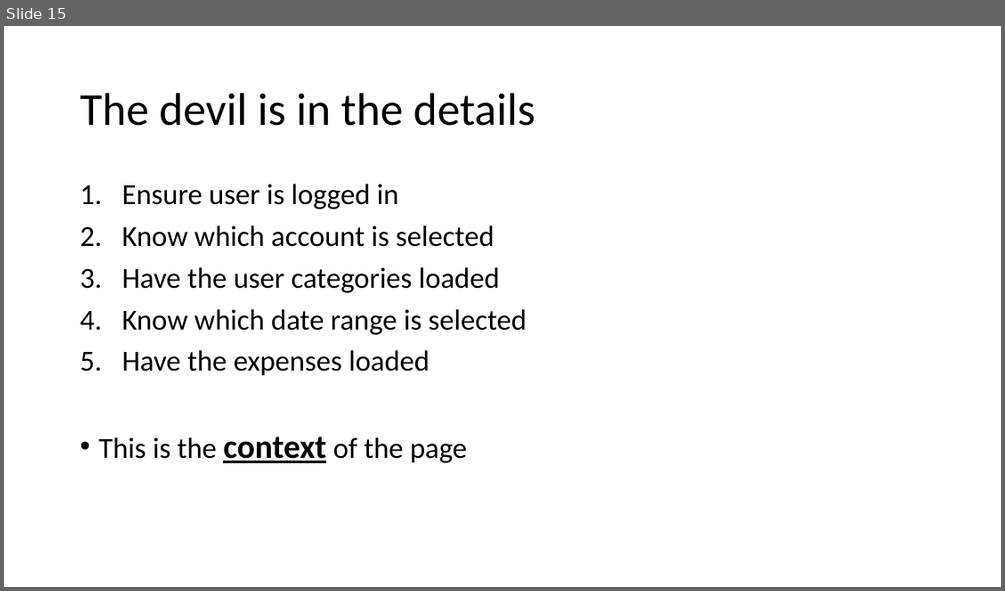
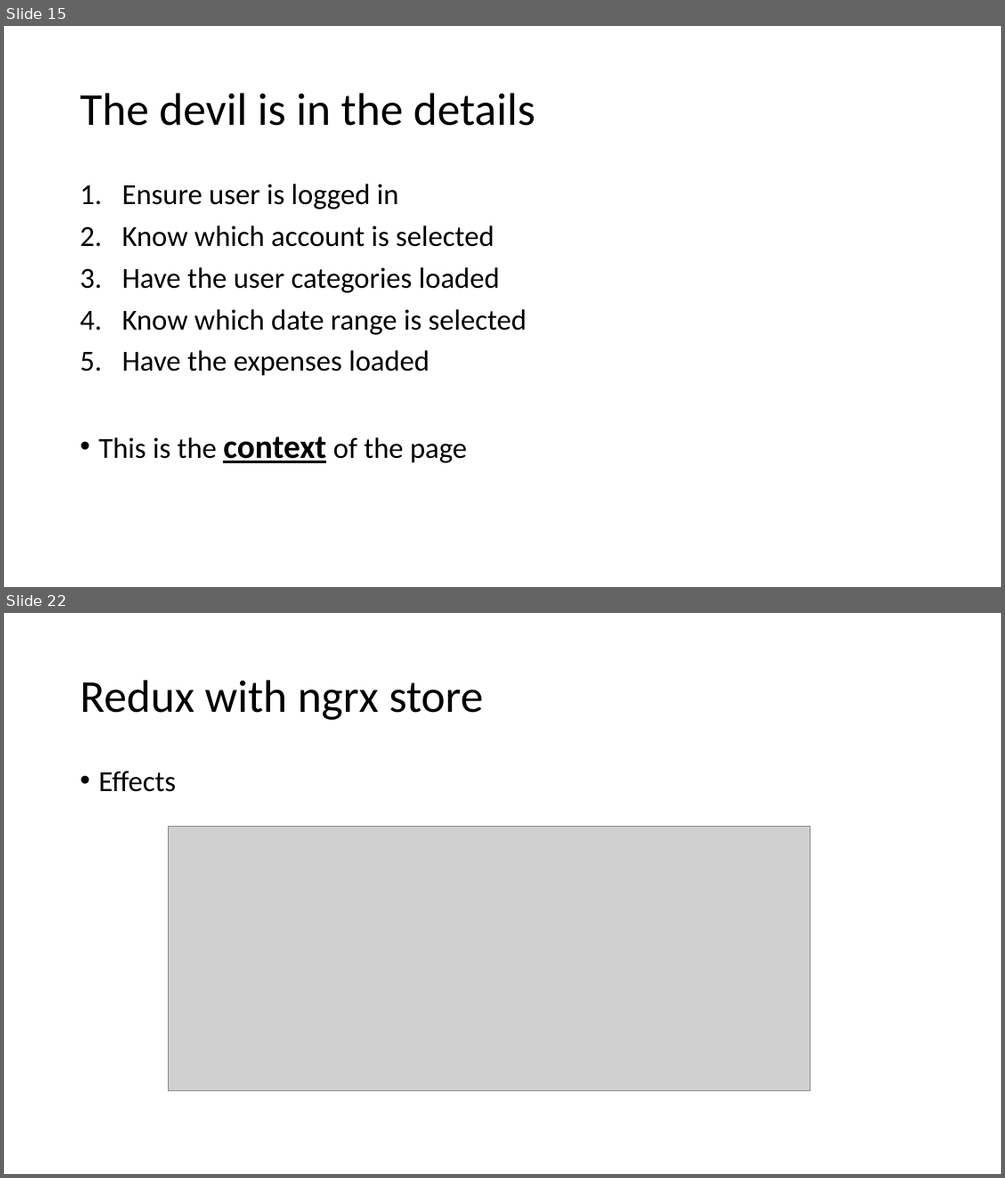
Before and after one commit to Kimserey/BlogArchive, a slide deck: angular/Frontend.pptx. Shown one above the other, each under a label of ours: slide 15 before the commit, slides 15 and 22 after it; the slides between them are not shown. The pictures are 1005x591 and 1005x1178 pixels, drawn with LibreOffice and Linux fonts; fonts in the diff are those of the drawing; grey boxes stand for pictures. Boxes give left, top, right and bottom in pixels: in the first picture for what was removed or moved away, otherwise in the second. Text is boxed around its words. In the diff, an @@ line names an element or a change of style, - is before the commit and + after.

```diff
--- a/angular/Frontend.pptx
+++ b/angular/Frontend.pptx
@@ slide 22 added at [4, 613, 1001, 1174], background #FFFFFF @@
@@ title added at [80, 680, 484, 720], 44 pt, text #000000 @@
+Redux with ngrx store
@@ text added at [98, 771, 176, 792], 28 pt, text #000000 @@
+• Effects
@@ picture added at [168, 826, 809, 1090] @@
```
Also in this commit, not shown: 1 slide changed, 13 other slides added.
